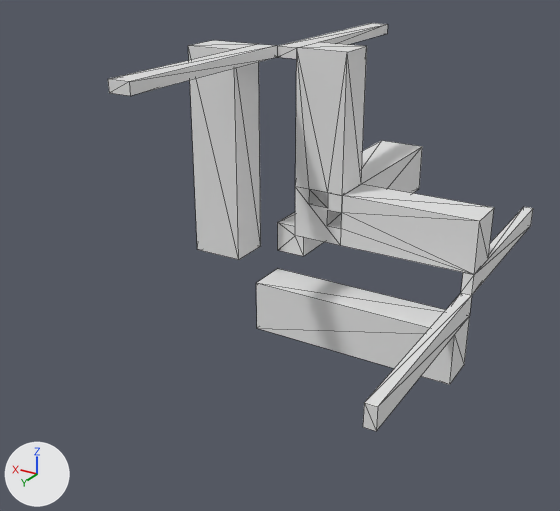
One commit to the OBJ model Data/bmc/tiles_structure/t_075.obj: the scene before it, then after it.
Camera for both pictures: a camera (50 mm lens) standing at (-0.93, 1.538, 0.756) and looking at (0.069, -0.127, -0.076). Lighting does not change. The marker at lower left points along +X, +Y and +Z. Mesh edges are drawn as thin lines. Where no turn or scale is listed for an object, it has been applied to the vertices.

Names of what the first picture shows: 't_075'.
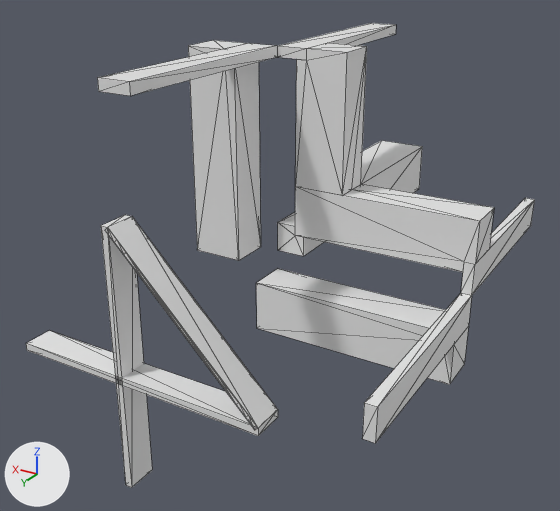
The edits, one by one:
me_t_075 is used by ob_t_075; location (0.0, 0.0, 0.0).
me_t_075 had 85 vertices, 160 faces and spanned x -0.5..0.175, y -0.5..0.5, z -0.175..0.5.
me_t_075 now has 177 vertices, 355 faces and spans x -0.5..0.875, y -0.5..0.5, z -0.875..0.5.
me_t_075 part 1: a new loose piece of 92 vertices spanning x 0.0..0.875, y 0.0..0.1, z -0.875..0.0.
Part 2, on me_t_075:
35 vertices are removed from x -0.5..0.175, y -0.5..0.5, z -0.05..0.5.
128 faces are deleted.
2 vertices move from x -0.5, y -0.5..0.5, z -0.05..0.05 to x -0.475, y -0.5..0.5, z -0.075..0.075.
35 vertices are added at x -0.5..0.175, y -0.5..0.5, z -0.075..0.5.
143 new faces join them.

Boxes (x1, y1, x2, y2) around the edits, measured in the pictures (560 x 511 px; the box of a moved part takes in the faces that stretch with it):
't_075', reshaped (20% wider, 14% taller)
    before: (108, 23, 533, 431)
    after: (26, 23, 535, 487)
part 1 of me_t_075, added
    after: (26, 215, 278, 487)
part 2 of me_t_075, moved or reshaped
    before: (108, 23, 533, 431)
    after: (97, 23, 535, 443)
